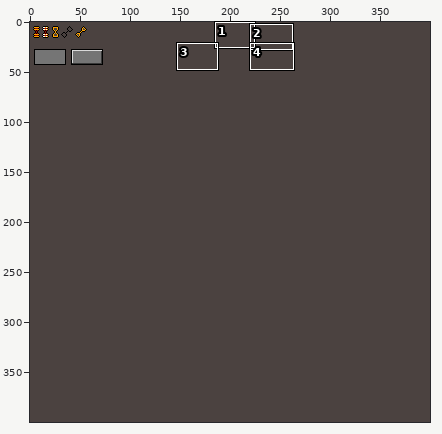
A sprite sheet gets an edit: docs/concept-art/new/scraps/scraps_scifi_enemies6.png. Above, an overview of the earlier version with the close-up marked.
Close-up. The starting point:
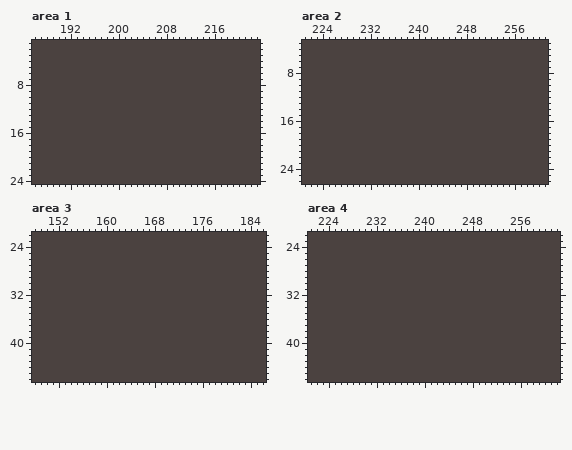
The file is 400x400 pixels. Shown: area 1: x 186..223, y 1..24; area 2: x 221..261, y 3..26; area 3: x 148..186, y 22..46; area 4: x 221..262, y 22..46. The commit also changed other parts of the picture, which this record leaves out.
Now the later version:
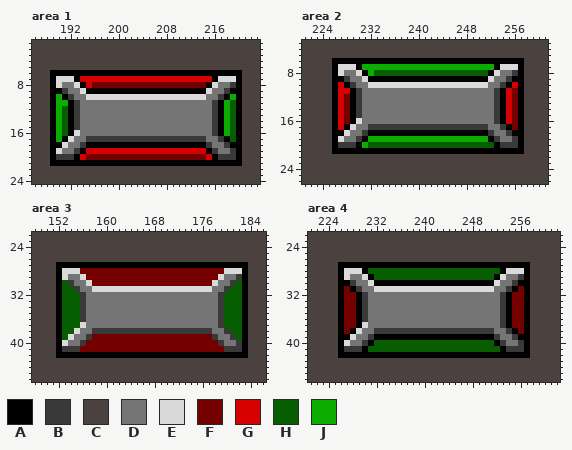
Palette (. is transparent): A #000000  B #393939  C #4b4240  D #757575  E #dadada  F #740000  G #d60000  H #065e00  J #0bae00
The exact change:
Area 1:
y 6: x 189..220 CCCCCCCCCCCCCCCCCCCCCCCCCCCCCCCC -> AAAAAAAAAAAAAAAAAAAAAAAAAAAAAAAA
y 7: x 189..220 CCCCCCCCCCCCCCCCCCCCCCCCCCCCCCCC -> AEEEAGGGGGGGGGGGGGGGGGGGGGGAEEEA
y 8: x 189..220 CCCCCCCCCCCCCCCCCCCCCCCCCCCCCCCC -> AEDDEAGFFFFFFFFFFFFFFFFFFFAEDDBA
y 9: x 189..220 CCCCCCCCCCCCCCCCCCCCCCCCCCCCCCCC -> AABDDEAAAAAAAAAAAAAAAAAAAAEDDBAA
y 10: x 189..220 CCCCCCCCCCCCCCCCCCCCCCCCCCCCCCCC -> AJABDDEEEEEEEEEEEEEEEEEEEEDDBAJA
y 11: x 189..220 CCCCCCCCCCCCCCCCCCCCCCCCCCCCCCCC -> AJJABDDDDDDDDDDDDDDDDDDDDDDBAJHA
y 12..15: x 189..220 CCCCCCCCCCCCCCCCCCCCCCCCCCCCCCCC -> AJHABDDDDDDDDDDDDDDDDDDDDDDBAJHA
y 16: x 189..220 CCCCCCCCCCCCCCCCCCCCCCCCCCCCCCCC -> AJHAEDDDDDDDDDDDDDDDDDDDDDDBAJHA
y 17: x 189..220 CCCCCCCCCCCCCCCCCCCCCCCCCCCCCCCC -> AJAEDDBBBBBBBBBBBBBBBBBBBBDDBAHA
y 18: x 189..220 CCCCCCCCCCCCCCCCCCCCCCCCCCCCCCCC -> AAEDDBAAAAAAAAAAAAAAAAAAAABDDBAA
y 19: x 189..220 CCCCCCCCCCCCCCCCCCCCCCCCCCCCCCCC -> AEDDBAGGGGGGGGGGGGGGGGGGGGABDDBA
y 20: x 189..220 CCCCCCCCCCCCCCCCCCCCCCCCCCCCCCCC -> ABBBAGFFFFFFFFFFFFFFFFFFFFGABBBA
y 21: x 189..220 CCCCCCCCCCCCCCCCCCCCCCCCCCCCCCCC -> AAAAAAAAAAAAAAAAAAAAAAAAAAAAAAAA
Area 2:
y 6: x 226..257 CCCCCCCCCCCCCCCCCCCCCCCCCCCCCCCC -> AAAAAAAAAAAAAAAAAAAAAAAAAAAAAAAA
y 7: x 226..257 CCCCCCCCCCCCCCCCCCCCCCCCCCCCCCCC -> AEEEAJJJJJJJJJJJJJJJJJJJJJJAEEEA
y 8: x 226..257 CCCCCCCCCCCCCCCCCCCCCCCCCCCCCCCC -> AEDDEAJHHHHHHHHHHHHHHHHHHHAEDDBA
y 9: x 226..257 CCCCCCCCCCCCCCCCCCCCCCCCCCCCCCCC -> AABDDEAAAAAAAAAAAAAAAAAAAAEDDBAA
y 10: x 226..257 CCCCCCCCCCCCCCCCCCCCCCCCCCCCCCCC -> AGABDDEEEEEEEEEEEEEEEEEEEEDDBAGA
y 11: x 226..257 CCCCCCCCCCCCCCCCCCCCCCCCCCCCCCCC -> AGGABDDDDDDDDDDDDDDDDDDDDDDBAGFA
y 12..15: x 226..257 CCCCCCCCCCCCCCCCCCCCCCCCCCCCCCCC -> AGFABDDDDDDDDDDDDDDDDDDDDDDBAGFA
y 16: x 226..257 CCCCCCCCCCCCCCCCCCCCCCCCCCCCCCCC -> AGFAEDDDDDDDDDDDDDDDDDDDDDDBAGFA
y 17: x 226..257 CCCCCCCCCCCCCCCCCCCCCCCCCCCCCCCC -> AGAEDDBBBBBBBBBBBBBBBBBBBBDDBAFA
y 18: x 226..257 CCCCCCCCCCCCCCCCCCCCCCCCCCCCCCCC -> AAEDDBAAAAAAAAAAAAAAAAAAAABDDBAA
y 19: x 226..257 CCCCCCCCCCCCCCCCCCCCCCCCCCCCCCCC -> AEDDBAJJJJJJJJJJJJJJJJJJJJABDDBA
y 20: x 226..257 CCCCCCCCCCCCCCCCCCCCCCCCCCCCCCCC -> ABBBAJHHHHHHHHHHHHHHHHHHHHHABBBA
y 21: x 226..257 CCCCCCCCCCCCCCCCCCCCCCCCCCCCCCCC -> AAAAAAAAAAAAAAAAAAAAAAAAAAAAAAAA
Area 3:
y 27: x 152..183 CCCCCCCCCCCCCCCCCCCCCCCCCCCCCCCC -> AAAAAAAAAAAAAAAAAAAAAAAAAAAAAAAA
y 28: x 152..183 CCCCCCCCCCCCCCCCCCCCCCCCCCCCCCCC -> AEEEFFFFFFFFFFFFFFFFFFFFFFFFEEEA
y 29: x 152..183 CCCCCCCCCCCCCCCCCCCCCCCCCCCCCCCC -> AEDDEFFFFFFFFFFFFFFFFFFFFFFEDDBA
y 30: x 152..183 CCCCCCCCCCCCCCCCCCCCCCCCCCCCCCCC -> AHBDDEFFFFFFFFFFFFFFFFFFFFEDDBHA
y 31: x 152..183 CCCCCCCCCCCCCCCCCCCCCCCCCCCCCCCC -> AHHBDDEEEEEEEEEEEEEEEEEEEEDDBHHA
y 32..36: x 152..183 CCCCCCCCCCCCCCCCCCCCCCCCCCCCCCCC -> AHHHBDDDDDDDDDDDDDDDDDDDDDDBHHHA
y 37: x 152..183 CCCCCCCCCCCCCCCCCCCCCCCCCCCCCCCC -> AHHHEDDDDDDDDDDDDDDDDDDDDDDBHHHA
y 38: x 152..183 CCCCCCCCCCCCCCCCCCCCCCCCCCCCCCCC -> AHHEDDBBBBBBBBBBBBBBBBBBBBDDBHHA
y 39: x 152..183 CCCCCCCCCCCCCCCCCCCCCCCCCCCCCCCC -> AHEDDBFFFFFFFFFFFFFFFFFFFFBDDBHA
y 40: x 152..183 CCCCCCCCCCCCCCCCCCCCCCCCCCCCCCCC -> AEDDBFFFFFFFFFFFFFFFFFFFFFFBDDBA
y 41: x 152..183 CCCCCCCCCCCCCCCCCCCCCCCCCCCCCCCC -> ABBBFFFFFFFFFFFFFFFFFFFFFFFFBBBA
y 42: x 152..183 CCCCCCCCCCCCCCCCCCCCCCCCCCCCCCCC -> AAAAAAAAAAAAAAAAAAAAAAAAAAAAAAAA
Area 4:
y 27: x 226..257 CCCCCCCCCCCCCCCCCCCCCCCCCCCCCCCC -> AAAAAAAAAAAAAAAAAAAAAAAAAAAAAAAA
y 28: x 226..257 CCCCCCCCCCCCCCCCCCCCCCCCCCCCCCCC -> AEEEAHHHHHHHHHHHHHHHHHHHHHHAEEEA
y 29: x 226..257 CCCCCCCCCCCCCCCCCCCCCCCCCCCCCCCC -> AEDDEAHHHHHHHHHHHHHHHHHHHHAEDDBA
y 30: x 226..257 CCCCCCCCCCCCCCCCCCCCCCCCCCCCCCCC -> AABDDEAAAAAAAAAAAAAAAAAAAAEDDBAA
y 31: x 226..257 CCCCCCCCCCCCCCCCCCCCCCCCCCCCCCCC -> AFABDDEEEEEEEEEEEEEEEEEEEEDDBAFA
y 32..36: x 226..257 CCCCCCCCCCCCCCCCCCCCCCCCCCCCCCCC -> AFFABDDDDDDDDDDDDDDDDDDDDDDBAFFA
y 37: x 226..257 CCCCCCCCCCCCCCCCCCCCCCCCCCCCCCCC -> AFFAEDDDDDDDDDDDDDDDDDDDDDDBAFFA
y 38: x 226..257 CCCCCCCCCCCCCCCCCCCCCCCCCCCCCCCC -> AFAEDDBBBBBBBBBBBBBBBBBBBBDDBAFA
y 39: x 226..257 CCCCCCCCCCCCCCCCCCCCCCCCCCCCCCCC -> AAEDDBAAAAAAAAAAAAAAAAAAAABDDBAA
y 40: x 226..257 CCCCCCCCCCCCCCCCCCCCCCCCCCCCCCCC -> AEDDBAHHHHHHHHHHHHHHHHHHHHABDDBA
y 41: x 226..257 CCCCCCCCCCCCCCCCCCCCCCCCCCCCCCCC -> ABBBAHHHHHHHHHHHHHHHHHHHHHHABBBA
y 42: x 226..257 CCCCCCCCCCCCCCCCCCCCCCCCCCCCCCCC -> AAAAAAAAAAAAAAAAAAAAAAAAAAAAAAAA
Boxes around the changes in both close-ups, in picture pixels (x1, y1, x2, y2):
changed: (50, 70, 242, 166)
changed: (332, 58, 524, 154)
changed: (56, 262, 248, 358)
changed: (338, 262, 530, 358)
